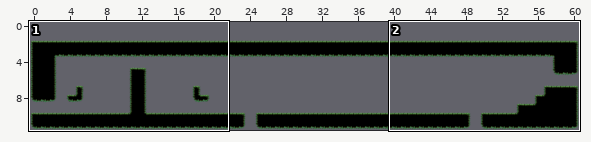
An edit to a level. Tiled map, Assets/Levels/Forest4/Forest4.tmx. The first picture is a wide view before the edit; the outline marks the close-up.
Close-up. First the earlier version:
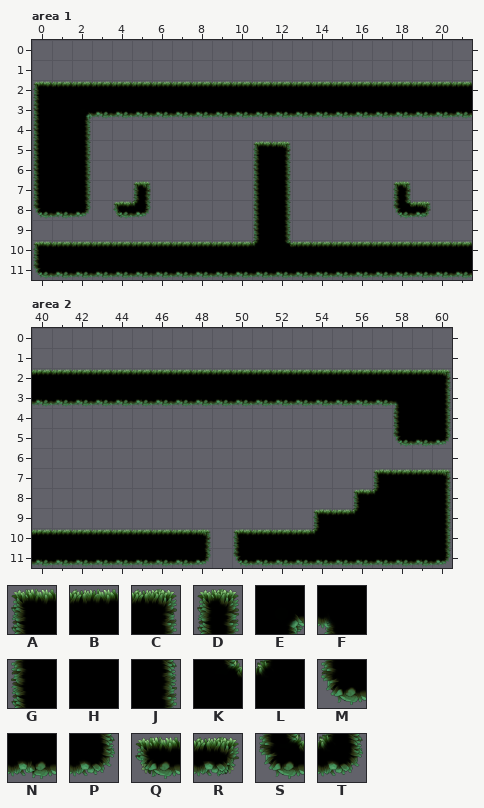
Cells are 128x128 px. Shown: area 1 x 0..21, y 0..11; area 2 x 40..60, y 0..11. The commit also changed other parts of the map, which this record leaves out. The old version is drawn lined up with the new one.
Key: from "MossyTileSet": A 0, B 1, C 2, D 3, E 4, F 5, G 7, H 8, J 9, K 11, L 12, M 14, N 15, P 16, Q 21, R 23, S 46, T 48.
_ is an empty cell.
Layers that did not change in this view are not listed.
Layer "Camada de Blocos 1" before, area 1, first column x 0:
 0 ______________________
 1 ______________________
 2 ABBBBBBBBBBBBBBBBBBBBB
 3 GHENNNNNNNNNNNNNNNNNNN
 4 GHJ___________________
 5 GHJ________AC_________
 6 GHJ________GJ_________
 7 GHJ__D_____GJ_____D___
 8 MNP_QT_____GJ_____SR__
 9 ___________GJ_________
10 ABBBBBBBBBBLKBBBBBBBBB
11 MNNNNNNNNNNNNNNNNNNNNN
Layer "Camada de Blocos 1" before, area 2, first column x 40:
 0 _____________________
 1 _____________________
 2 BBBBBBBBBBBBBBBBBBBBC
 3 NNNNNNNNNNNNNNNNNNFHJ
 4 __________________GHJ
 5 __________________MNP
 6 _____________________
 7 _________________ABBC
 8 ________________ALHHJ
 9 ______________ABLHHHJ
10 BBBBBBBBC_ABBBLHHHHHJ
11 NNNNNNNNP_MNNNNNNNNNP
The result:
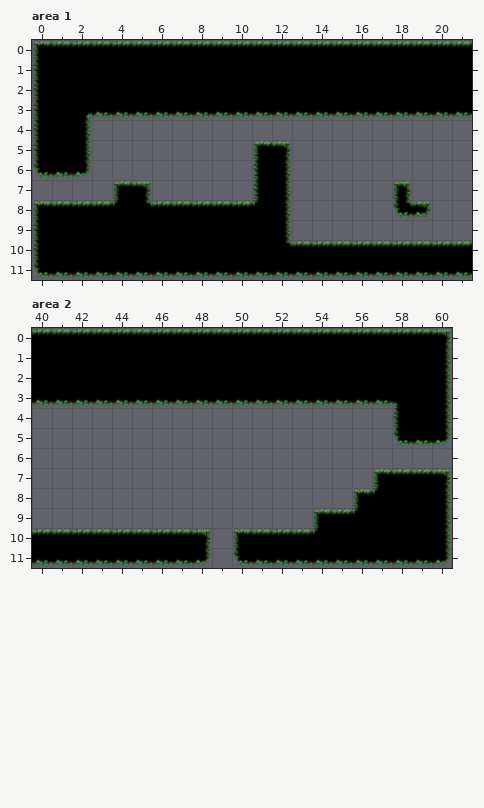
The exact change:
Changed rows in their new state; . is an unchanged cell.
map size 61x10 -> 61x12 cells (old content now starts at 0,2; both pictures use the new coordinates)
Layer "Camada de Blocos 1", area 1:
first column x 0:
 0 ABBBBBBBBBBBBBBBBBBBBB
 1 GHHHHHHHHHHHHHHHHHHHHH
 2 GHHHHHHHHHHHHHHHHHHHHH
first column x 0:
 6 MNP.........
 7 ___.AC......
 8 ABBBLKBBBBBL
 9 GHHHHHHHHHHH
10 GHHHHHHHHHHH
Layer "Camada de Blocos 1", area 2:
first column x 40:
 0 BBBBBBBBBBBBBBBBBBBBC
 1 HHHHHHHHHHHHHHHHHHHHJ
 2 HHHHHHHHHHHHHHHHHHHHJ
